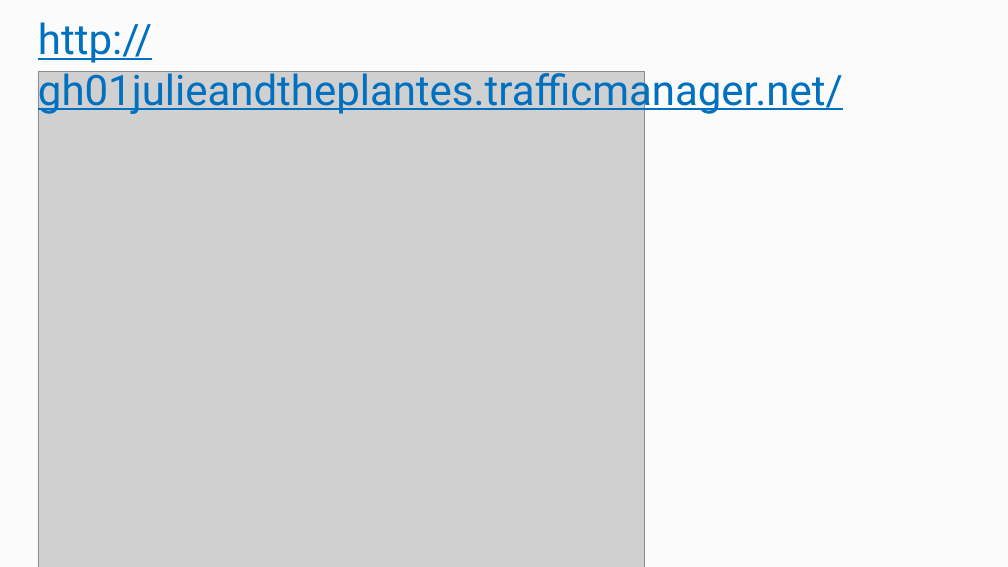
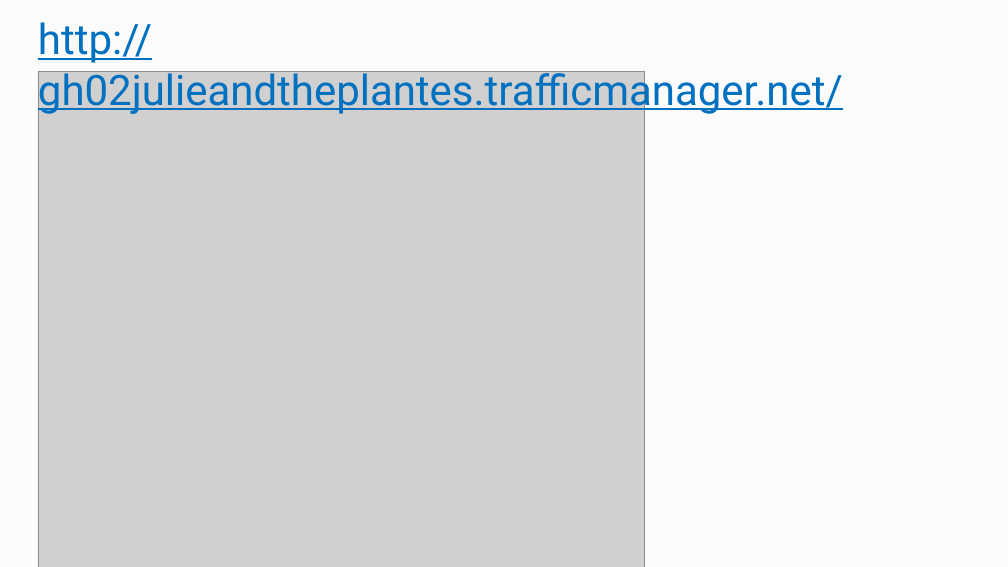
Before and after one commit to microsoft/WingTipTickets, a slide deck: slide 2 of Azure SQL Database - WingTipTickets HOL introduction v2 1.pptx. Drawn at 1008x567 pixels with LibreOffice and Linux fonts; fonts in the diff are those of the drawing; grey boxes stand for pictures. Boxes give left, top, right and bottom in pixels: in the first picture for what was removed or moved away, otherwise in the second. Text is boxed around its words. In the diff, an @@ line names an element or a change of style, - is before the commit and + after.

```diff
--- a/Azure SQL Database - WingTipTickets HOL introduction v2 1.pptx
+++ b/Azure SQL Database - WingTipTickets HOL introduction v2 1.pptx
@@ text at [38,22,843,115]: text changed @@
-http://gh01julieandtheplantes.trafficmanager.net/
+http://gh02julieandtheplantes.trafficmanager.net/
```
Also in this commit, not shown: 1 other slide changed, 6 other files.
